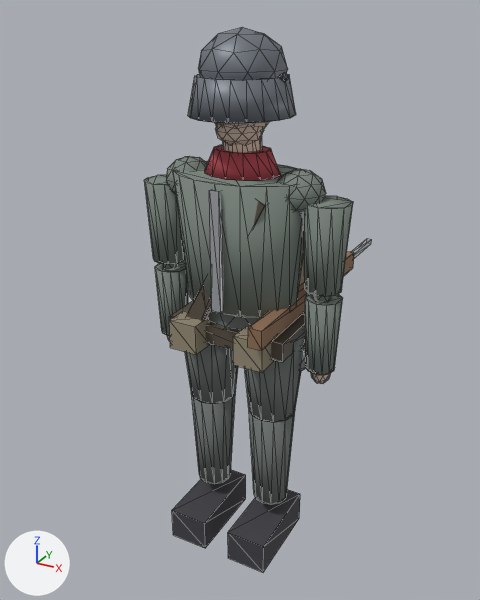
One commit to the glTF model assets/models/kron_soldier.glb: the scene before it, then after it.
Rendered twice from a 50 mm camera at (1.059, -1.942, 1.994) aimed at (-0.015, 0.011, 1.018). Arrows for +X, +Y and +Z are at lower left; the lights stay in place. The first picture is the older version. Mesh edges are drawn as thin lines. Vertices at exactly the same position are counted once.

Names of what the first picture shows: 'KronSoldierMesh'.
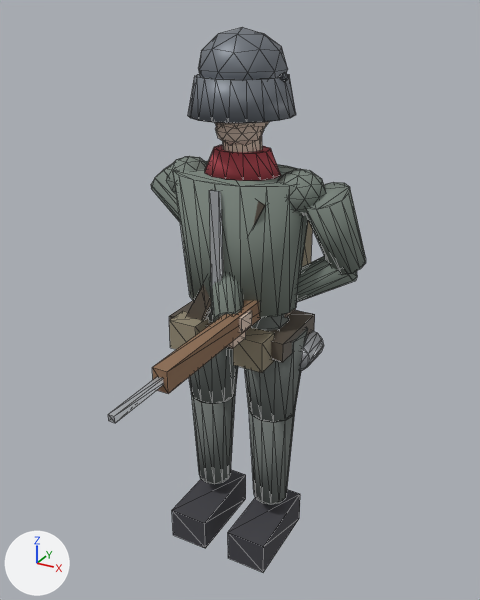
Where the change shows, as pixel boxes (x1, y1, x2, y2) in the pictures (480 x 600 px; the box of a moved part takes in the faces that stretch with it):
```json
{"object": "KronSoldierMesh", "change": "reshaped", "before": [144, 27, 372, 572], "after": [108, 27, 366, 572], "on screen": "13% wider"}
{"part": 1, "of": "me_cube", "change": "moved or reshaped", "before": [303, 196, 353, 297], "after": [306, 182, 366, 275]}
{"part": 2, "of": "me_cube", "change": "moved or reshaped", "before": [315, 295, 331, 302], "on screen": "not visible afterwards"}
{"part": 3, "of": "me_cube", "change": "moved or reshaped", "before": [305, 293, 343, 375], "after": [296, 256, 357, 302]}
{"part": 4, "of": "me_cube", "change": "moved or reshaped", "before": [144, 175, 185, 264], "after": [151, 164, 180, 222]}
{"part": 5, "of": "me_cube", "change": "moved or reshaped", "before": [163, 264, 178, 270], "on screen": "not visible afterwards"}
{"part": 6, "of": "me_cube", "change": "moved or reshaped", "before": [155, 262, 188, 336], "after": [210, 273, 243, 322]}
{"part": 7, "of": "me_cube", "change": "moved or reshaped", "before": [351, 238, 372, 258], "after": [108, 377, 164, 423]}
{"part": 8, "of": "me_cube", "change": "added", "after": [227, 331, 246, 348], "on screen": "mostly hidden"}
{"part": 9, "of": "me_cube", "change": "added", "after": [239, 310, 252, 333]}
{"part": 10, "of": "me_cube", "change": "added", "after": [152, 300, 261, 394], "on screen": "brown"}
{"part": 11, "of": "me_cube", "change": "deleted", "before": [311, 373, 331, 384]}
{"part": 12, "of": "me_cube", "change": "deleted", "before": [248, 251, 354, 351], "on screen": "brown"}
```

Scene script edits in JSON lines:
```json
{"block": "me_cube", "where": "# used by ob_kronsoldiermesh; location = (0.0, 0.0, 0.0)"}
{"op": "remove", "block": "me_cube", "code": "me_cube.from_pydata(...)  # 848 vertices, 1540 faces; spans x -0.39..0.39, y -0.25..0.88, z 0.01..1.94"}
{"op": "add", "block": "me_cube", "code": "me_cube.from_pydata(...)  # 880 vertices, 1588 faces; spans x -0.36..0.42, y -0.87..0.27, z 0.01..1.94"}
{"block": "me_cube", "change": "me_cube part 1: the loose piece of 24 vertices spanning x 0.23..0.39, y -0.08..0.08, z 1.13..1.43 is multiplied about its middle by the matrix ((0.902, -0.035, -0.204), (-0.035, 0.872, -0.306), (0.204, 0.306, 0.849)), then moved by (0.02, 0.05, 0.05)"}
{"block": "me_cube", "change": "me_cube part 2: the loose piece of 12 vertices spanning x 0.28..0.34, y -0.03..0.03, z 1.08..1.14 is moved by (0.05, 0.09, 0.09)"}
{"block": "me_cube", "change": "me_cube part 3: the loose piece of 24 vertices spanning x 0.25..0.37, y -0.05..0.07, z 0.82..1.09 is multiplied about its middle by the matrix ((0.529, -0.082, 0.845), (-0.082, 0.986, 0.147), (-0.845, -0.147, 0.514)), then moved by (-0.06, 0.06, 0.17)"}
{"block": "me_cube", "change": "me_cube part 4: the loose piece of 24 vertices spanning x -0.39..-0.23, y -0.08..0.08, z 1.13..1.43 is multiplied about its middle by the matrix ((0.755, 0.028, -0.786), (0.028, 1.088, 0.065), (0.786, -0.065, 0.753)), then moved by (0.13, -0.01, 0.06)"}
{"block": "me_cube", "change": "me_cube part 5: the loose piece of 12 vertices spanning x -0.34..-0.28, y -0.03..0.03, z 1.08..1.14 is moved by (0.25, -0.02, 0.11)"}
{"block": "me_cube", "change": "me_cube part 6: the loose piece of 24 vertices spanning x -0.37..-0.25, y -0.05..0.07, z 0.82..1.09 is multiplied about its middle by the matrix ((0.957, 0.24, -0.508), (0.24, 0.733, 0.798), (0.508, -0.798, 0.581)), then moved by (0.32, -0.14, 0.18)"}
{"block": "me_cube", "change": "me_cube part 7: the loose piece of 8 vertices spanning x 0.17..0.19, y 0.6..0.88, z 1.01..1.03 is moved by (-0.08, -1.46, 0.04)"}
{"block": "me_cube", "change": "me_cube part 8: a new loose piece, a box spanning x 0.039..0.121, y -0.283..-0.198, z 0.99..1.04, in mat_kron_skin (beige #dfc8b8)"}
{"block": "me_cube", "change": "me_cube part 9: a new loose piece, a box spanning x 0.11..0.14, y -0.26..-0.19, z 1.04..1.09, in mat_kron_skin (beige #dfc8b8)"}
{"block": "me_cube", "change": "me_cube part 10: a new loose piece, a box spanning x 0.08..0.13, y -0.66..0.22, z 1.025..1.095, in mat_kron_riflewood (brown #906f55)"}
{"block": "me_cube", "change": "me_cube part 11: the loose piece of 42 vertices spanning x 0.27..0.35, y -0.02..0.06, z 0.76..0.86 is deleted"}
{"block": "me_cube", "change": "me_cube part 12: the loose piece of 8 vertices spanning x 0.16..0.21, y -0.25..0.61, z 0.98..1.05 is deleted"}
{"block": "me_cube", "change": "other edits to the shape of me_cube do not show in these pictures"}
```
